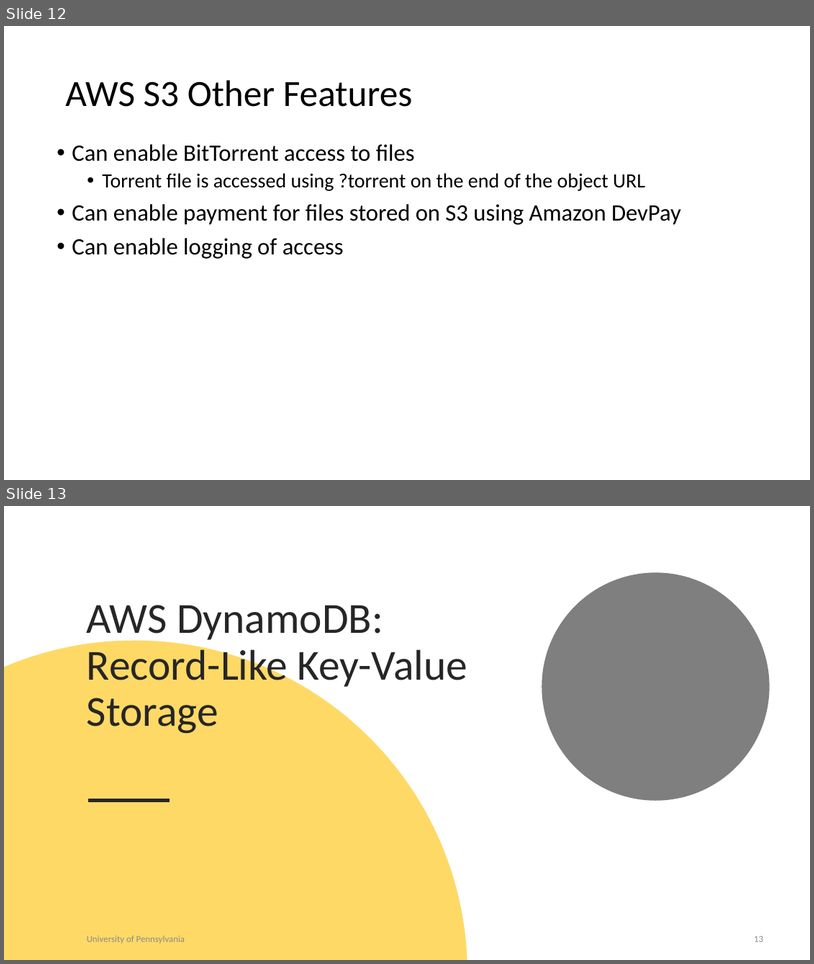
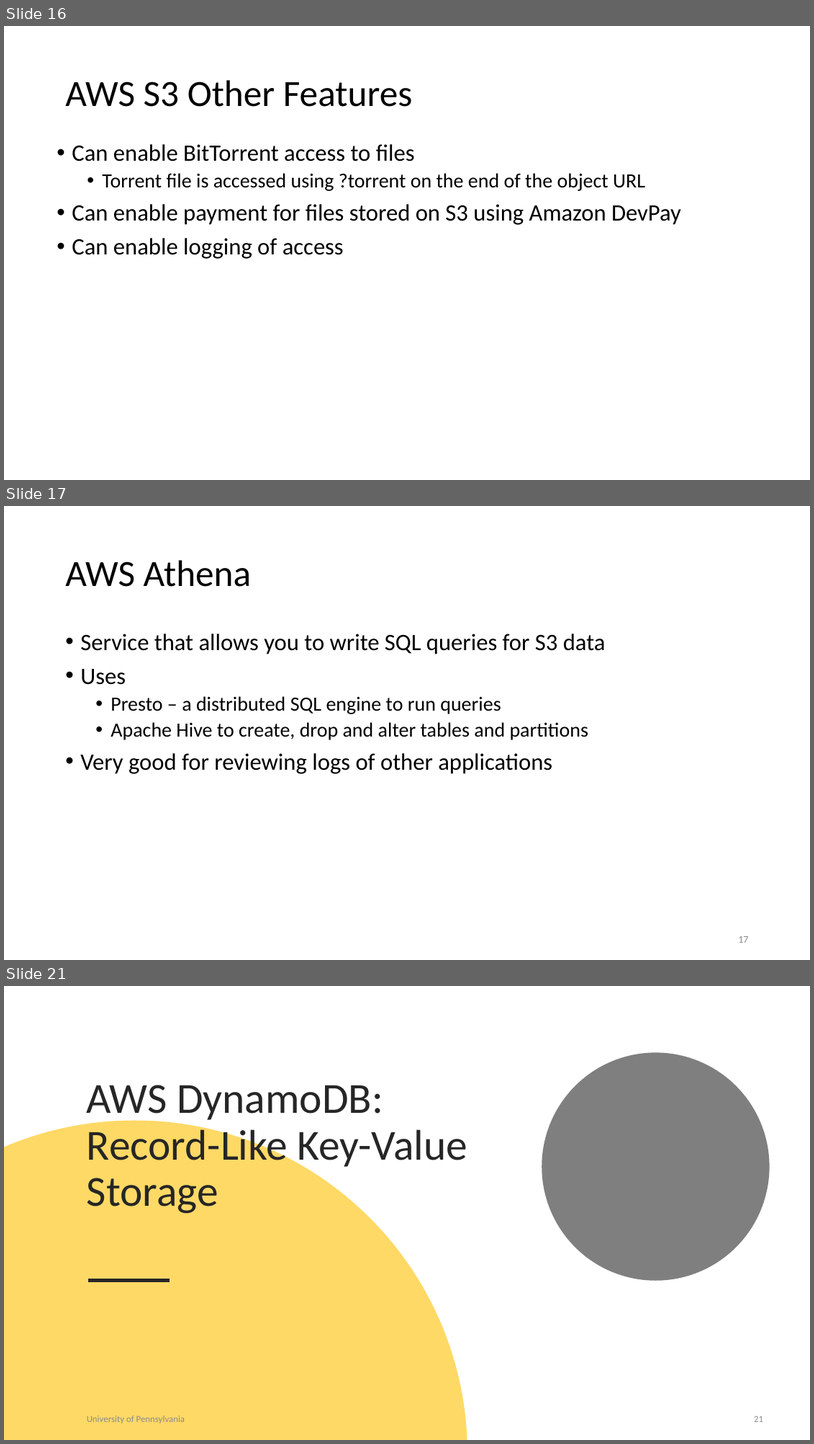
Before and after one commit to uwacsp/cits5503, a slide deck: Lectures/CITS5503LectureStorage.pptx. Shown one above the other, each under a label of ours: slides 12 and 13 before the commit, slides 16, 17 and 21 after it; the slides between them are not shown. The pictures are 814x964 and 814x1444 pixels, drawn with LibreOffice and Linux fonts; fonts in the diff are those of the drawing. Boxes give left, top, right and bottom in pixels: in the first picture for what was removed or moved away, otherwise in the second. Text is boxed around its words. In the diff, an @@ line names an element or a change of style, - is before the commit and + after.

```diff
--- a/Lectures/CITS5503LectureStorage.pptx
+++ b/Lectures/CITS5503LectureStorage.pptx
@@ slide 17 added at bbox=[4, 506, 810, 960], background #FFFFFF @@
@@ title added at bbox=[65, 560, 252, 587], 44 pt, text #000000 @@
+AWS Athena
@@ text added at bbox=[80, 633, 606, 774], 28 pt, text #000000 @@
+• Service that allows you to write SQL queries for S3 data
+• Uses
+  • Presto – a distributed SQL engine to run queries
+  • Apache Hive to create, drop and alter tables and partitions
+• Very good for reviewing logs of other applications
@@ page number added at bbox=[738, 936, 748, 942], 12 pt, text #8C8C8C @@
+17
@@ what was slide 12 is now slide 16 @@
@@ what was slide 13 is now slide 21 @@
@@ page number at bbox=[754, 1416, 764, 1422]: text changed @@
-13
+21
```
Also in this commit, not shown: 2 slides changed, 7 other slides added, 1 other file.
